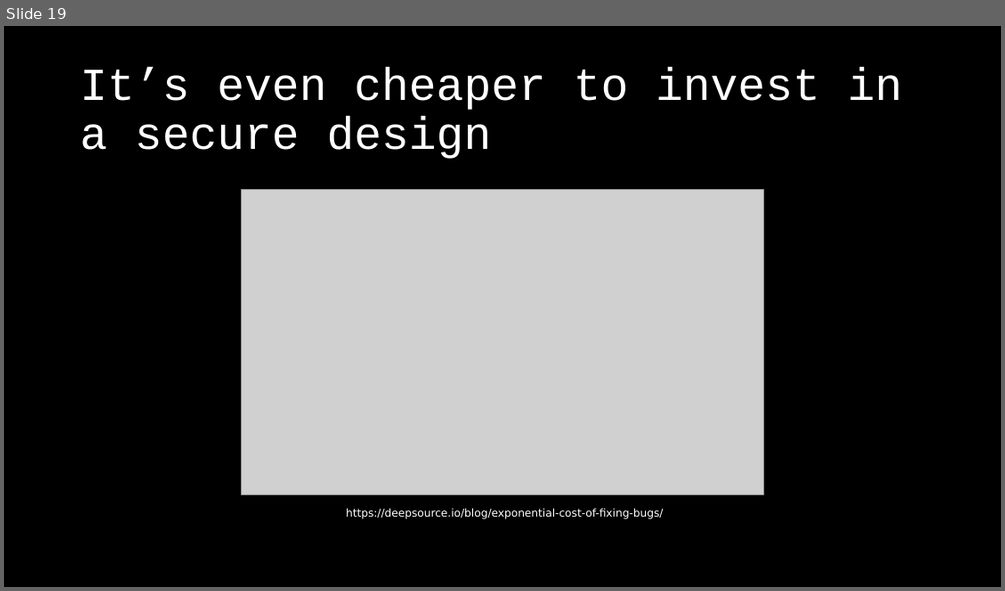
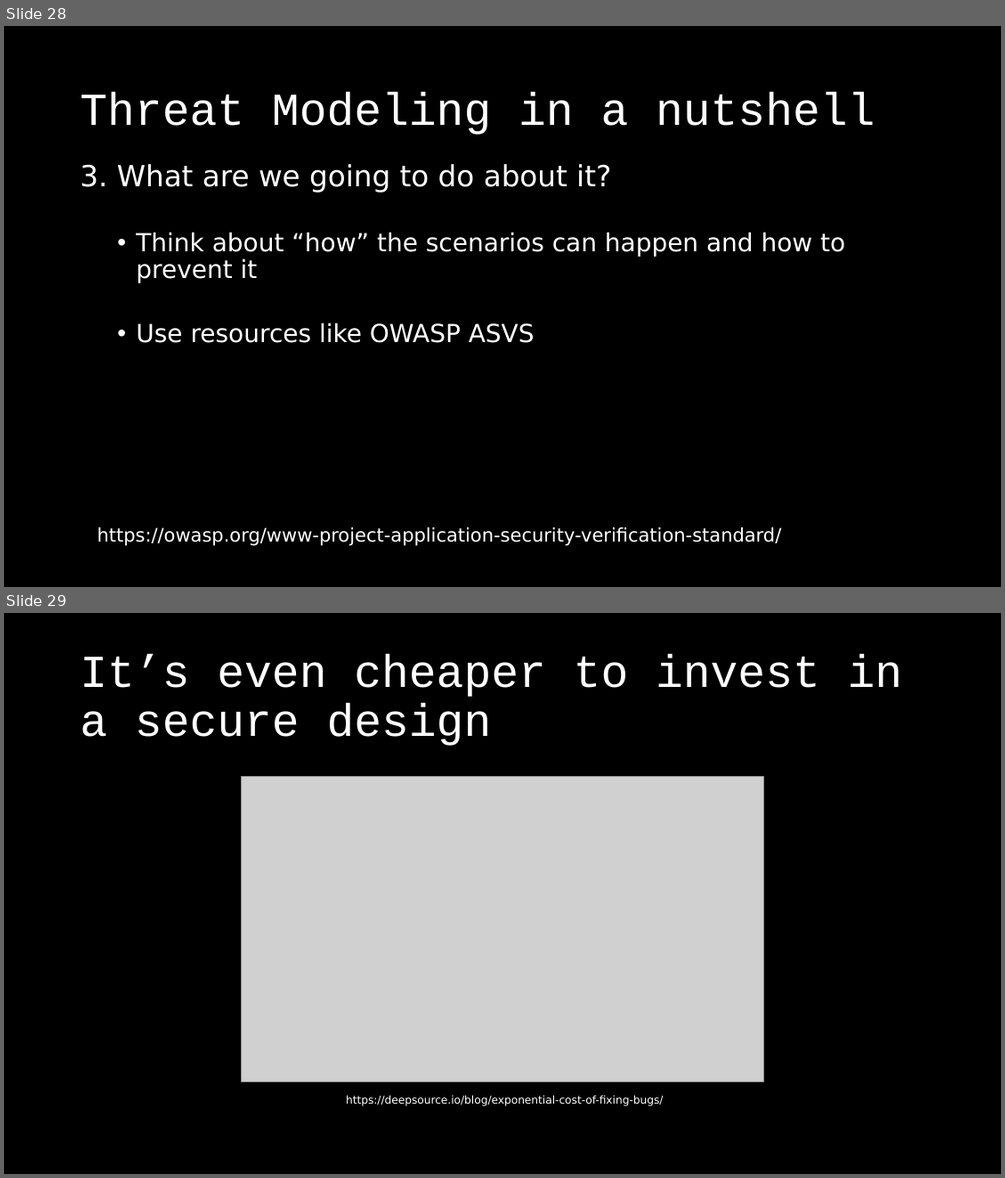
Before and after one commit to dschwarz91/websec-lecture, a slide deck: slides/8_General_Topics.pptx. Shown one above the other, each under a label of ours: slide 19 before the commit, slides 28 and 29 after it. The pictures are 1005x591 and 1005x1178 pixels, drawn with LibreOffice and Linux fonts; fonts in the diff are those of the drawing; grey boxes stand for pictures. Boxes give left, top, right and bottom in pixels: in the first picture for what was removed or moved away, otherwise in the second. Text is boxed around its words. In the diff, an @@ line names an element or a change of style, - is before the commit and + after.

Commit message:
Added some slides for threat modeling in a nutshell.

```diff
--- a/slides/8_General_Topics.pptx
+++ b/slides/8_General_Topics.pptx
@@ slide 28 added at (4,26,1001,587), background #000000 @@
@@ title added at (80,91,874,135), 44 pt, text #FFFFFF @@
+Threat Modeling in a nutshell
@@ text added at (80,164,845,343), 24 pt, text #FFFFFF @@
+3. What are we going to do about it?
+  • Think about “how” the scenarios can happen and how to prevent it
+  • Use resources like OWASP ASVS
@@ text added at (97,527,782,546), 18 pt, text #FFFFFF @@
+https://owasp.org/www-project-application-security-verification-standard/
@@ what was slide 19 is now slide 29 @@
```
Also in this commit, not shown: 1 slide changed, 9 other slides added, 1 other file.
